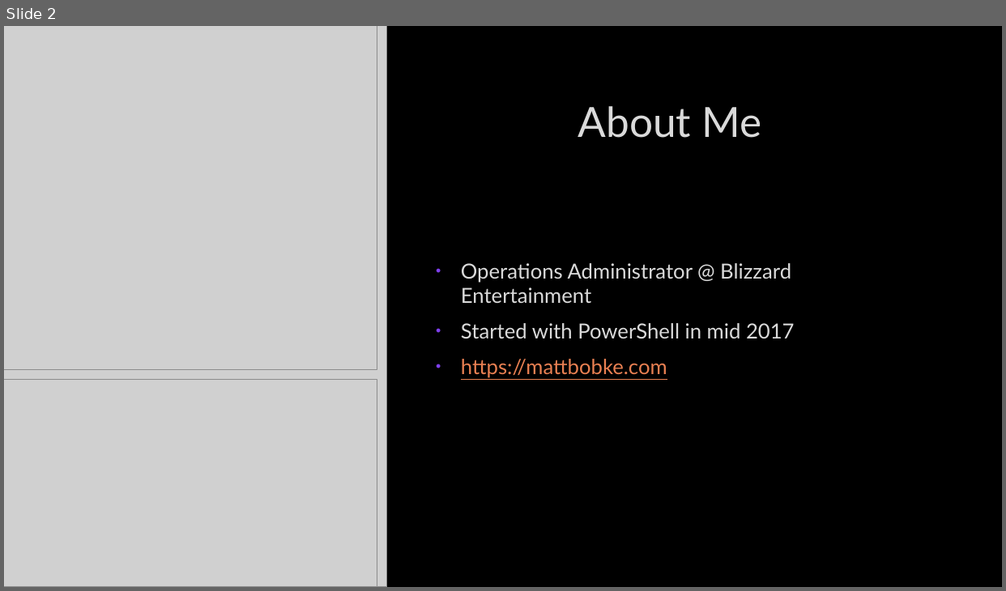
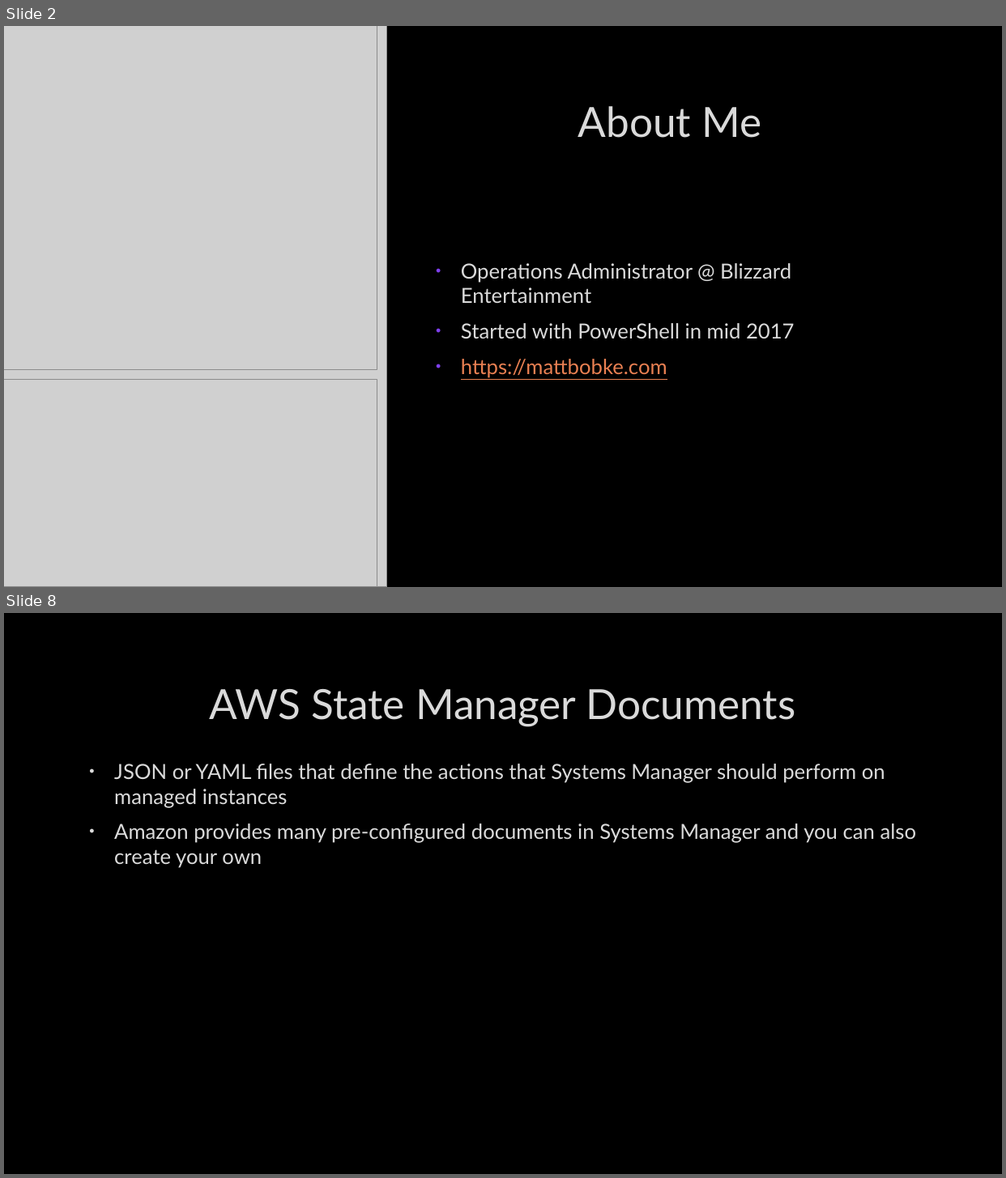
Before and after one commit to mcbobke/AWSPowerShellDemo, a slide deck: AWSPowerShellDemo.pptx. Shown one above the other, each under a label of ours: slide 2 before the commit, slides 2 and 8 after it; the slides between them are not shown. The pictures are 1006x591 and 1006x1178 pixels, drawn with LibreOffice and Linux fonts; fonts in the diff are those of the drawing; grey boxes stand for pictures; background and template pictures are left out. Boxes give left, top, right and bottom in pixels: in the first picture for what was removed or moved away, otherwise in the second. Text is boxed around its words. In the diff, an @@ line names an element or a change of style, - is before the commit and + after.

```diff
--- a/AWSPowerShellDemo.pptx
+++ b/AWSPowerShellDemo.pptx
@@ slide 8 added at [4, 613, 1002, 1174], background picture (left out) @@
@@ title added at [209, 689, 796, 726], 40 pt, text #DADADA @@
+AWS State Manager Documents
@@ text added at [114, 764, 917, 868], 20 pt, text #DADADA @@
+• JSON or YAML files that define the actions that Systems Manager should perform on managed instances
+• Amazon provides many pre-configured documents in Systems Manager and you can also create your own
```
Also in this commit, not shown: 3 slides changed, 5 other slides added.
